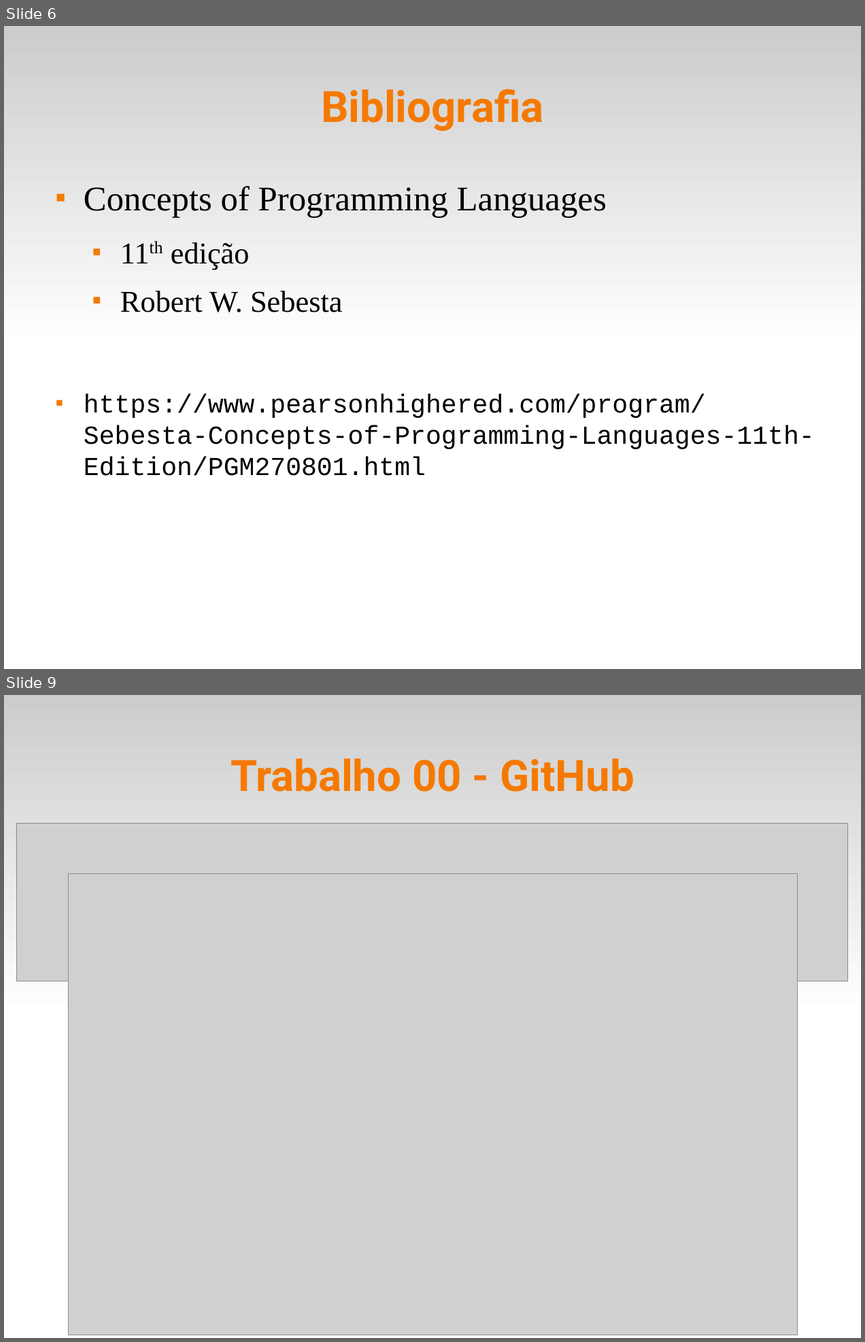
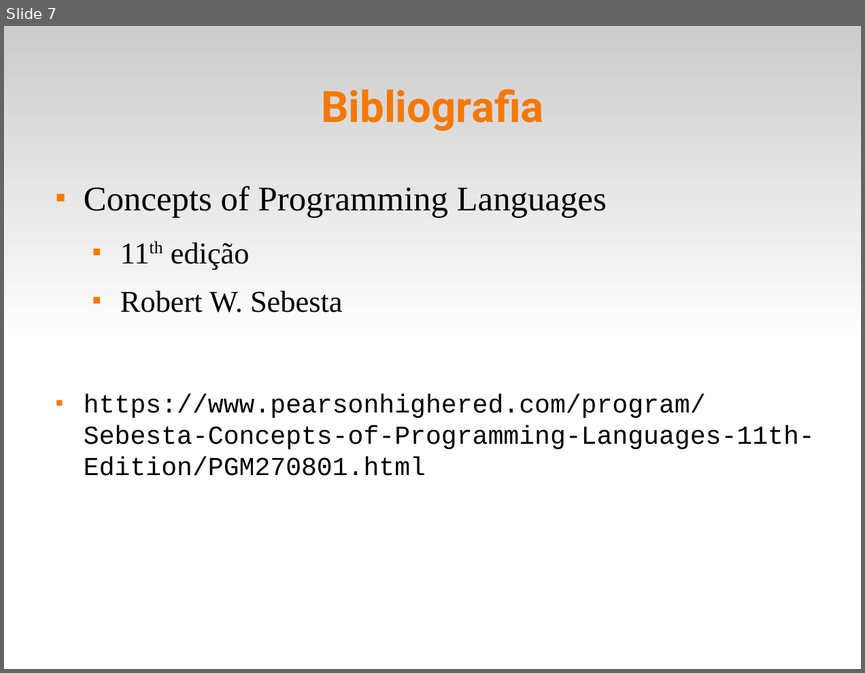
Before and after one commit to fsantanna-uerj/EDL, a slide deck: slides/edl-00.odp. Shown one above the other, each under a label of ours: slides 6 and 9 before the commit, slide 7 after it; the slides between them are not shown. The pictures are 865x1342 and 865x673 pixels, drawn with LibreOffice and Linux fonts; fonts in the diff are those of the drawing; grey boxes stand for pictures. Boxes give left, top, right and bottom in pixels: in the first picture for what was removed or moved away, otherwise in the second. Text is boxed around its words. In the diff, an @@ line names an element or a change of style, - is before the commit and + after.

```diff
--- a/slides/edl-00.odp
+++ b/slides/edl-00.odp
@@ slide 9 removed at [4,695,861,1338], background #FFFFFF; not listed: 1 template element that a slide beside it also shows @@
@@ title removed at [230,758,634,792] @@
-Trabalho 00 - GitHub
@@ picture removed at [16,824,848,981] @@
@@ picture removed at [69,873,798,1334] @@
@@ what was slide 6 is now slide 7 @@
```
Also in this commit, not shown: 13 slides changed, 1 slide added, 2 other slides removed, 3 other files.
